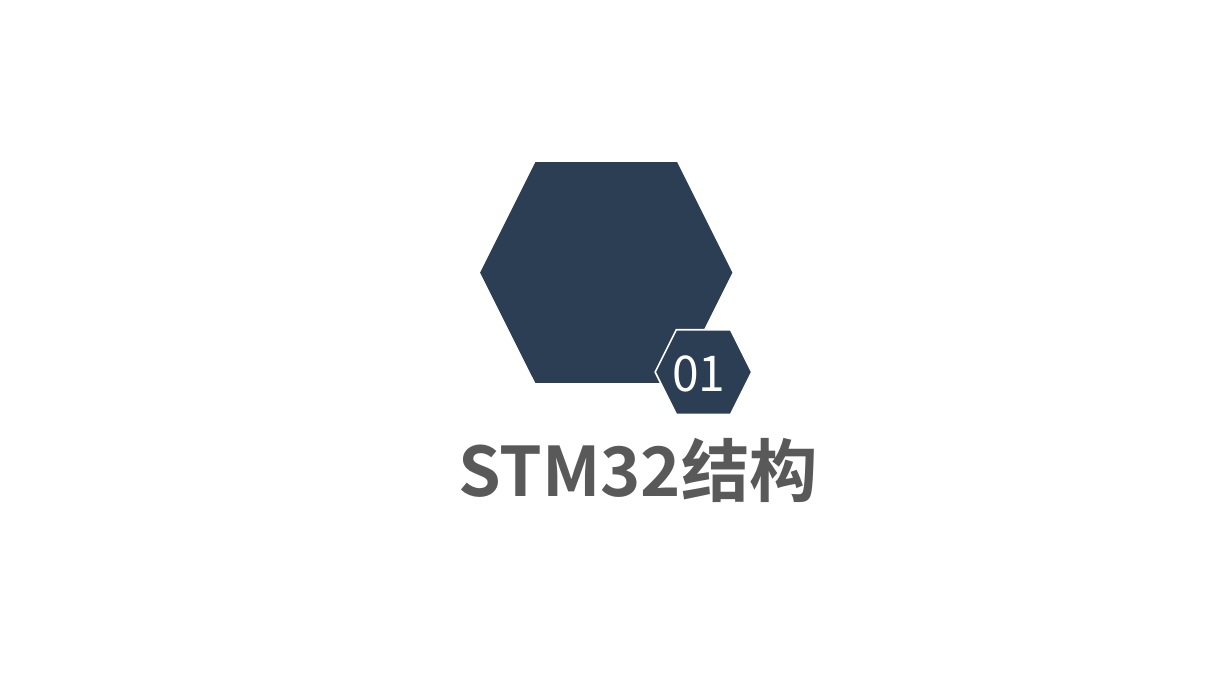
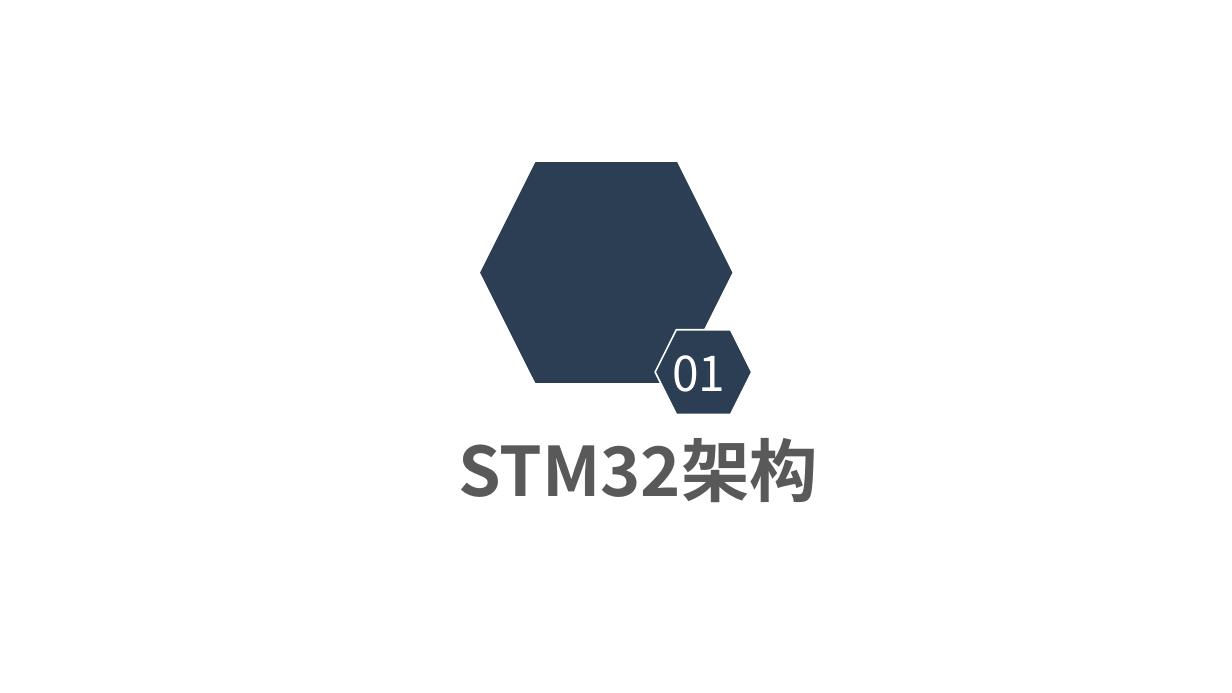
Before and after one commit to Raventhatfly/Raventhatfly.github.io, a slide deck: slide 2 of files/meta-teaching/Lecture4.pptx. Drawn at 1232x693 pixels with LibreOffice and Linux fonts; fonts in the diff are those of the drawing; background and template pictures are left out. Boxes give left, top, right and bottom in pixels: in the first picture for what was removed or moved away, otherwise in the second. Text is boxed around its words. In the diff, an @@ line names an element or a change of style, - is before the commit and + after.

```diff
--- a/files/meta-teaching/Lecture4.pptx
+++ b/files/meta-teaching/Lecture4.pptx
@@ text at <box>458,438,818,502</box>: text changed @@
-STM32结构
+STM32架构
```
Also in this commit, not shown: 1 other slide changed, 35 other files.
